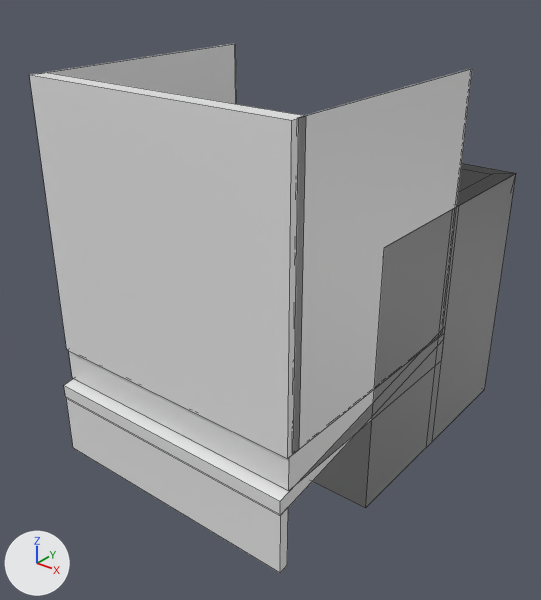
An edit to the Blender file assets/blender/colony-modules.blend, drawn before and after from the same camera.
Rendered twice from a 50 mm camera at (1.54, -2.35, 1.34) aimed at (-0.03, -0.38, 0.12). Lighting does not change. The marker at lower left points along +X, +Y and +Z. The first picture is the older version. Mesh edges are drawn as thin lines.

The first picture shows 'balcony', 'door', 'shop_awning', 'window_frame' and 1 more.
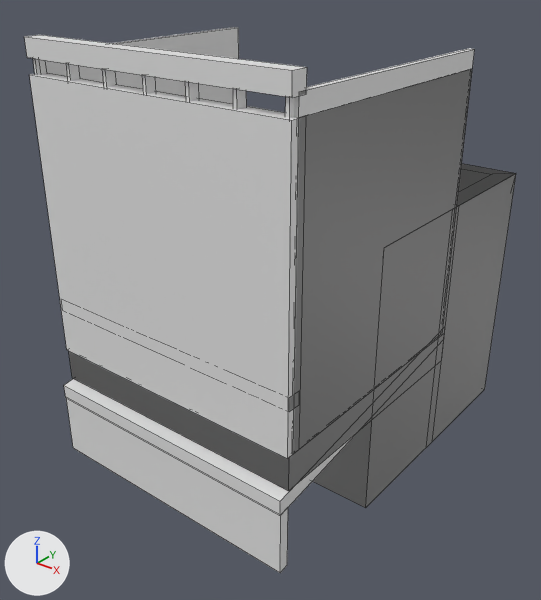
Diff of the bpy script that builds the scene:
```diff
--- a/assets/blender/colony-modules.blend.py
+++ b/assets/blender/colony-modules.blend.py
@@ me_cube_113 @@
+me_cube_113.from_pydata(...)  # 96 vertices, 72 faces; spans x -0.5..0.5, y -0.968..0.0, z -0.12..1.07
+me_cube_113.materials.append(mat_swcm_structure_005)  # white #e7e7e7
@@ ob_balcony_rail @@
+ob_balcony_rail = bpy.data.objects.new('balcony_rail', me_cube_113)
+ob_balcony_rail.location = (0.0, 0.0, 0.0)
```

Location of each change, (x1, y1, x2, y2) in pixels of the pictures (541 x 600 px):
'balcony_rail', added
    after: (24, 27, 474, 491)
